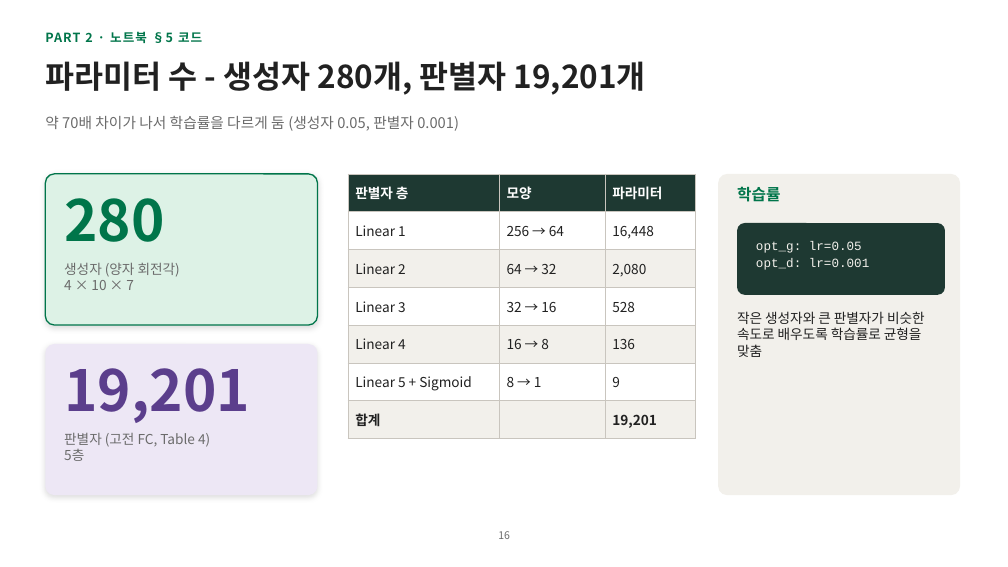
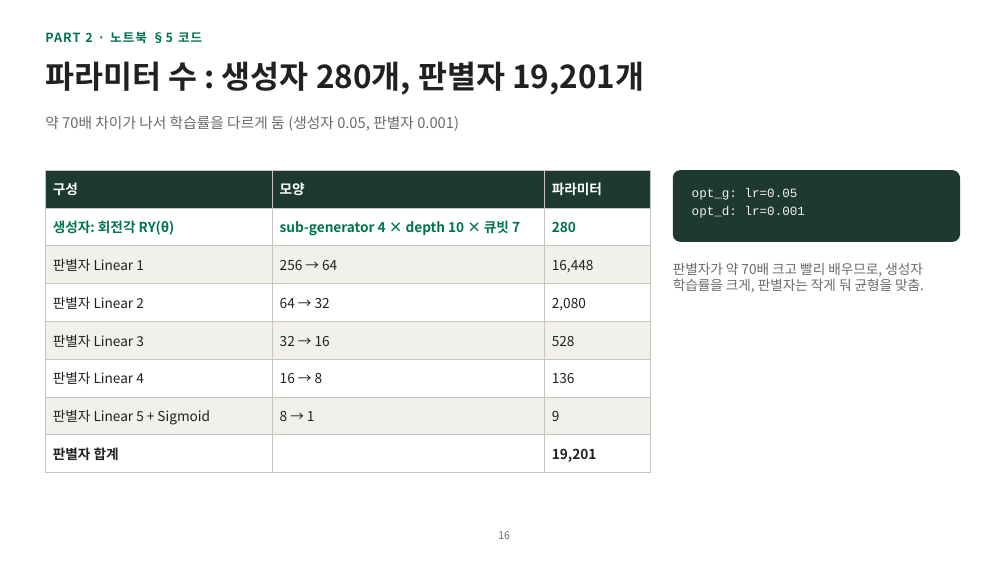
Before and after one commit to hyunhp/skin_disease_qml, a slide deck: slide 16 of practice/day2_slides/day2_practice_slides.pptx. Drawn at 1008x567 pixels with LibreOffice and Linux fonts; fonts in the diff are those of the drawing. Boxes give left, top, right and bottom in pixels: in the first picture for what was removed or moved away, otherwise in the second. Text is boxed around its words. In the diff, an @@ line names an element or a change of style, - is before the commit and + after.

```diff
--- a/practice/day2_slides/day2_practice_slides.pptx
+++ b/practice/day2_slides/day2_practice_slides.pptx
@@ title at [45, 61, 644, 95]: text changed @@
-파라미터 수 - 생성자 280개, 판별자 19,201개
+파라미터 수 : 생성자 280개, 판별자 19,201개
@@ table at [45, 170, 650, 466] @@
-row 1: 판별자 층 | 모양 | 파라미터
-row 2: Linear 1 | 256 → 64 | 16,448
-row 3: Linear 2 | 64 → 32 | 2,080
-row 4: Linear 3 | 32 → 16 | 528
-row 5: Linear 4 | 16 → 8 | 136
-row 6: Linear 5 + Sigmoid | 8 → 1 | 9
-row 7: 합계 |  | 19,201
+row 1: 구성 | 모양 | 파라미터
+row 2: 생성자: 회전각 RY(θ) | sub-generator 4 × depth 10 × 큐빗 7 | 280
+row 3: 판별자 Linear 1 | 256 → 64 | 16,448
+row 4: 판별자 Linear 2 | 64 → 32 | 2,080
+row 5: 판별자 Linear 3 | 32 → 16 | 528
+row 6: 판별자 Linear 4 | 16 → 8 | 136
+row 7: 판별자 Linear 5 + Sigmoid | 8 → 1 | 9
+row 8: 판별자 합계 |  | 19,201
@@ table: place and size @@
-table at [348, 174, 696, 432]
+table at [45, 170, 650, 466]
@@ rounded rectangle removed at [45, 174, 318, 325] @@
@@ rounded rectangle: place and size @@
-rounded rectangle at [737, 223, 945, 295]
+rounded rectangle at [673, 170, 960, 242]
@@ rounded rectangle removed at [718, 174, 960, 495] @@
@@ text removed at [64, 198, 164, 242] @@
-280
@@ text "opt_g: lr=0.05": place and size @@
-text "opt_g: lr=0.05" at [756, 241, 869, 270]
+text "opt_g: lr=0.05" at [692, 188, 805, 218]
@@ text removed at [737, 186, 780, 202] @@
-학습률
@@ text removed at [64, 263, 180, 290] @@
-생성자 (양자 회전각)
-4 × 10 × 7
@@ text at [673, 262, 924, 292]: text changed; text colour #212121 to #6B6B6B @@
-작은 생성자와 큰 판별자가 비슷한 속도로 배우도록 학습률로 균형을 맞춤
+판별자가 약 70배 크고 빨리 배우므로, 생성자 학습률을 크게, 판별자는 작게 둬 균형을 맞춤.
@@ rounded rectangle removed at [45, 344, 318, 495] @@
@@ text removed at [64, 368, 250, 423] @@
-19,201
@@ text removed at [64, 433, 210, 461] @@
-판별자 (고전 FC, Table 4)
-5층
```
Also in this commit, not shown: 22 other slides changed, 3 other files.
